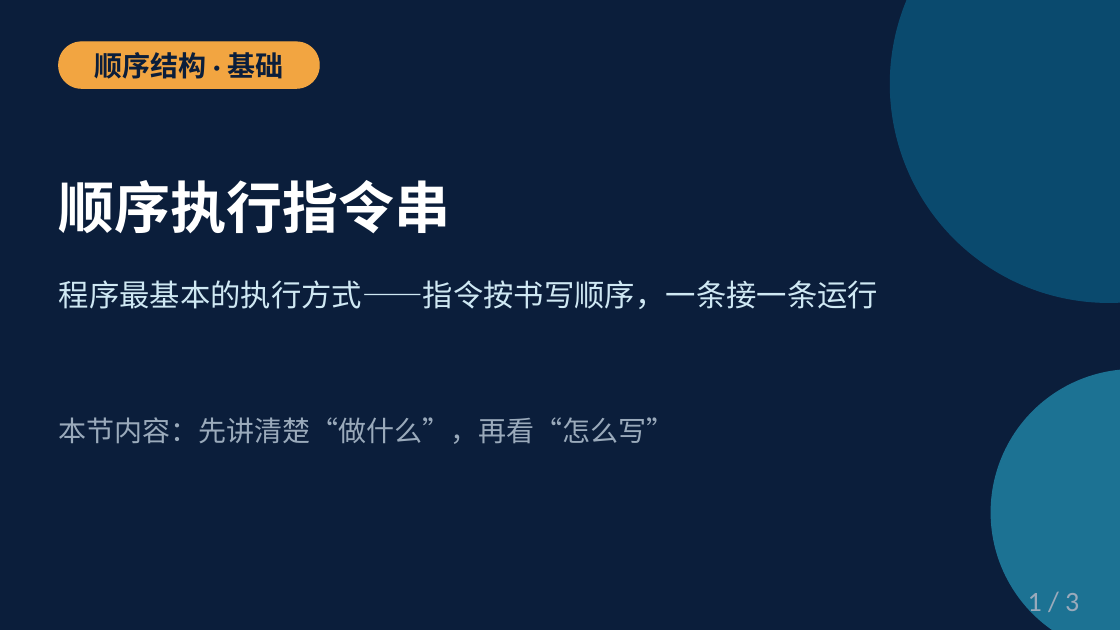
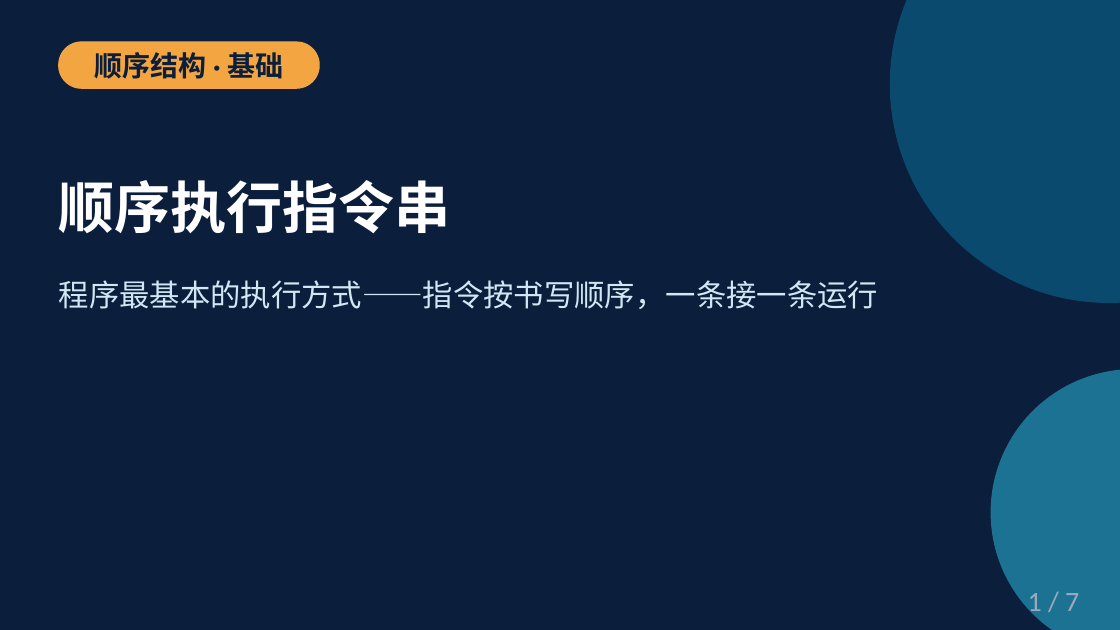
Before and after one commit to cxi218447-byte/miniOS, a slide deck: slide 1 of docs/05/05_branch_loop_course.pptx. Drawn at 1120x630 pixels with LibreOffice and Linux fonts; fonts in the diff are those of the drawing. Boxes give left, top, right and bottom in pixels: in the first picture for what was removed or moved away, otherwise in the second. Text is boxed around its words. In the diff, an @@ line names an element or a change of style, - is before the commit and + after.

```diff
--- a/docs/05/05_branch_loop_course.pptx
+++ b/docs/05/05_branch_loop_course.pptx
@@ text removed at (x1=59, y1=417, x2=675, y2=444) @@
-本节内容：先讲清楚“做什么”，再看“怎么写”
@@ text at (x1=1028, y1=593, x2=1079, y2=618): text changed @@
-1 / 3
+1 / 7
```
Also in this commit, not shown: 2 other slides changed, 5 slides added, 7 slides removed, 18 other files.
